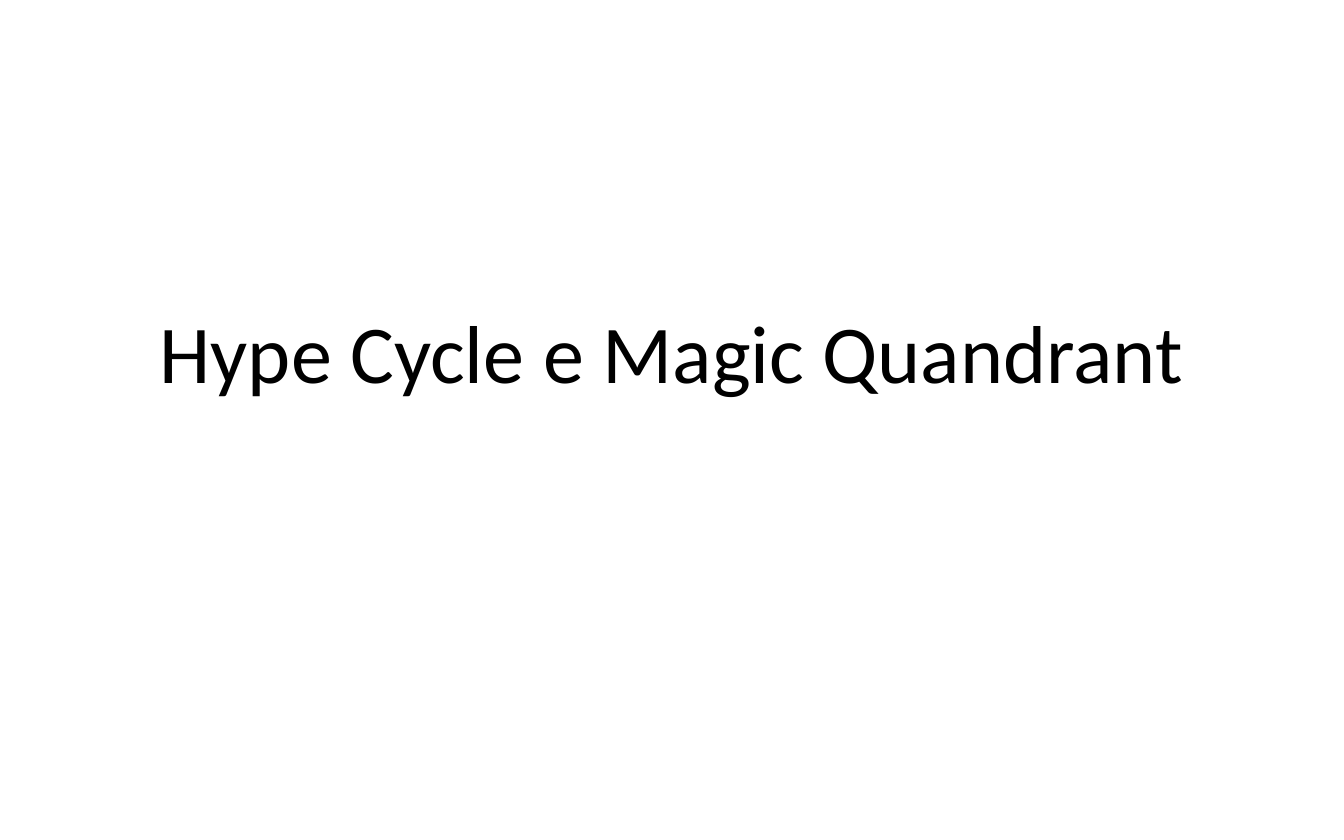
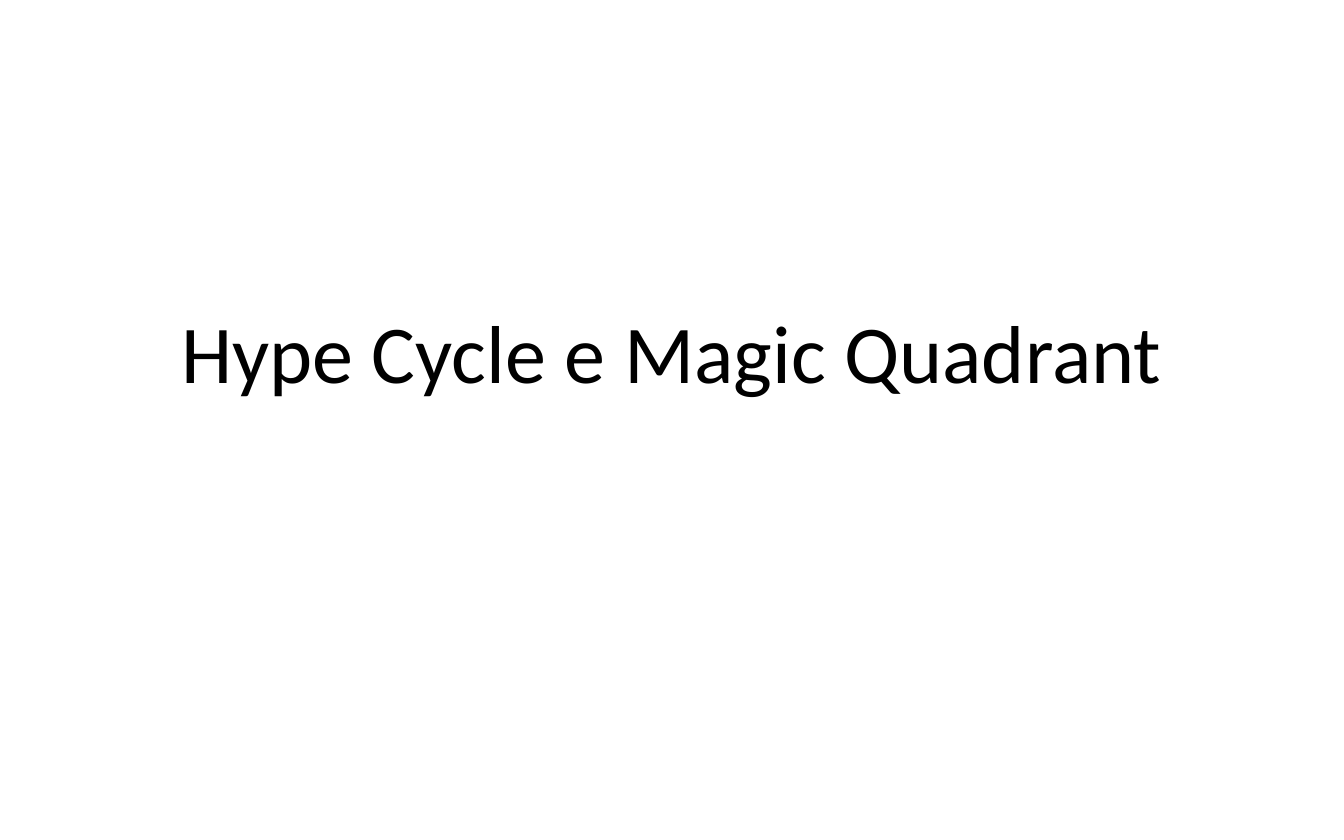
Before and after one commit to Vanzz/Educacao, a slide deck: slide 1 of Tiago Vansan/HypeCycle.pptx. Drawn at 1344x840 pixels with LibreOffice and Linux fonts; fonts in the diff are those of the drawing. Boxes give left, top, right and bottom in pixels: in the first picture for what was removed or moved away, otherwise in the second. Text is boxed around its words. In the diff, an @@ line names an element or a change of style, - is before the commit and + after.

```diff
--- a/Tiago Vansan/HypeCycle.pptx
+++ b/Tiago Vansan/HypeCycle.pptx
@@ title at (x1=181, y1=326, x2=1161, y2=397): text changed @@
-Hype Cycle e Magic Quandrant
+Hype Cycle e Magic Quadrant
```
Also in this commit, not shown: 1 other file.
